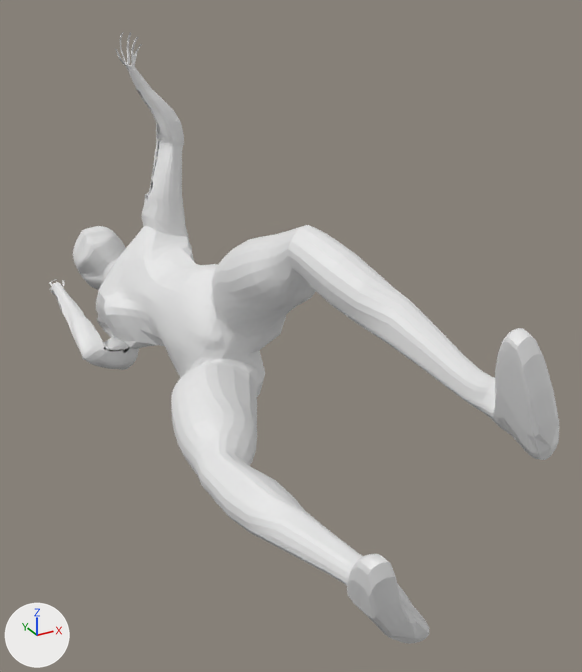
An edit to the FBX model animations/Stance1.fbx, drawn before and after from the same camera.
One viewpoint serves both versions: a camera (50 mm lens) standing at (-0.716, -0.737, 0.703) and looking at (0.066, 0.685, -0.007). Arrows for +X, +Y and +Z are at lower left; the lights stay in place. Both versions are drawn at frame 13 of the action 'Scene'; the numbers are the values there.
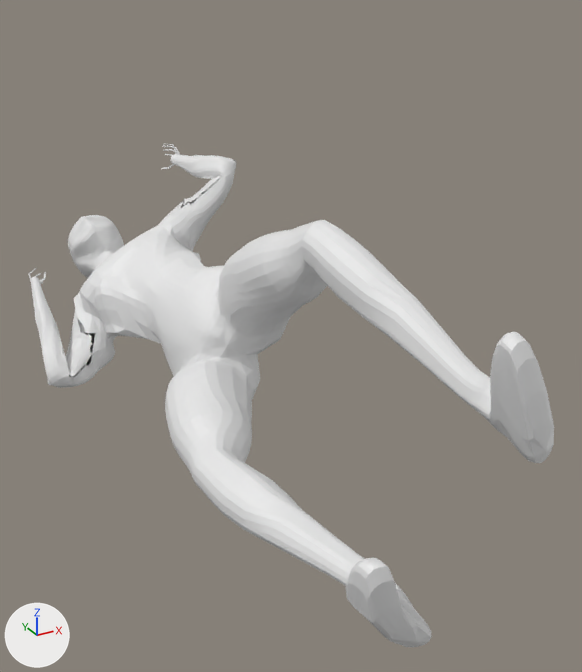
Where the change shows, as pixel boxes [x1, y1, x2, y2] in the pictures (582 x 672 px):
'Sphere', posed (18% shorter)
    before: [49, 32, 559, 644]
    after: [28, 144, 554, 647]
bone 'DEF-spine', root to tip
    before: (260, 366) to (243, 352)
    after: (258, 367) to (241, 353)
bone 'DEF-spine.002', root to tip
    before: (187, 307) to (161, 291)
    after: (187, 307) to (159, 290)
bone 'DEF-spine.003', root to tip
    before: (161, 291) to (128, 276)
    after: (159, 290) to (122, 268)
bone 'DEF-spine.004', root to tip
    before: (128, 276) to (102, 260)
    after: (122, 268) to (99, 246)
bone 'DEF-spine.006', root to tip
    before: (100, 256) to (94, 247)
    after: (97, 242) to (90, 236)
bone 'DEF-upper_arm.L', root to tip
    before: (150, 224) to (160, 187)
    after: (172, 229) to (199, 201)
bone 'DEF-upper_arm.L.001', root to tip
    before: (160, 187) to (167, 145)
    after: (199, 201) to (228, 171)
bone 'DEF-forearm.L', root to tip
    before: (167, 145) to (165, 116)
    after: (228, 171) to (203, 167)
bone 'DEF-forearm.L.001', root to tip
    before: (165, 116) to (133, 76)
    after: (203, 167) to (179, 163)
bone 'DEF-hand.L', root to tip
    before: (133, 76) to (130, 63)
    after: (179, 163) to (177, 157)
bone 'DEF-upper_arm.R', root to tip
    before: (139, 341) to (119, 347)
    after: (103, 332) to (83, 354)
bone 'DEF-upper_arm.R.001', root to tip
    before: (119, 347) to (97, 352)
    after: (83, 354) to (61, 379)
bone 'DEF-forearm.R', root to tip
    before: (97, 352) to (77, 320)
    after: (61, 379) to (49, 332)
bone 'DEF-forearm.R.001', root to tip
    before: (77, 320) to (59, 290)
    after: (49, 332) to (37, 287)
bone 'DEF-hand.R', root to tip
    before: (59, 290) to (55, 291)
    after: (37, 287) to (35, 285)
bone 'DEF-thigh.L', root to tip
    before: (236, 305) to (270, 284)
    after: (239, 307) to (277, 282)
bone 'DEF-shin.L.001', root to tip
    before: (407, 327) to (515, 410)
    after: (412, 324) to (510, 412)
bone 'DEF-foot.L', root to tip
    before: (515, 410) to (522, 382)
    after: (510, 412) to (516, 385)
bone 'DEF-thigh.R', root to tip
    before: (215, 368) to (219, 419)
    after: (210, 369) to (213, 418)
bone 'DEF-shin.R', root to tip
    before: (224, 484) to (296, 534)
    after: (217, 480) to (293, 534)
bone 'DEF-shin.R.001', root to tip
    before: (296, 534) to (384, 597)
    after: (293, 534) to (386, 600)
bone 'DEF-foot.R', root to tip
    before: (384, 597) to (387, 585)
    after: (386, 600) to (386, 589)

What the commit changed:
Bone 'DEF-spine' (bone_def_spine) moves from (0.031, -0.143, 0.006) to (0.026, -0.143, 0.006).
Bone 'DEF-spine' (bone_def_spine) turns from (3, -73, 8) to (2, -64, 8) degrees about its own x, y and z.
Bone 'DEF-spine.002' (bone_def_spine_002) turns from (3, 1, 8) to (7, 7, 7) degrees about its own x, y and z.
Bone 'DEF-spine.003' (bone_def_spine_003) turns from (9, -7, 0) to (13, 10, 1) degrees about its own x, y and z.
Bone 'DEF-spine.004' (bone_def_spine_004) turns from (-9, 25, -19) to (-9, 15, -13) degrees about its own x, y and z.
Bone 'DEF-spine.004' (bone_def_spine_004) is rescaled from (1.1, 0.82, 1.1) to (1.1, 0.83, 1.1).
Bone 'DEF-spine.006' (bone_def_spine_006) turns from (-4, 3, -12) to (-8, -9, -12) degrees about its own x, y and z.
Bone 'DEF-spine.006' (bone_def_spine_006) is rescaled from (0.92, 1.16, 0.96) to (0.92, 1.14, 0.99).
Bone 'DEF-upper_arm.L' (bone_def_upper_arm_l) moves from (-0.032, -0.029, 0.062) to (-0.017, -0.014, 0.036).
Bone 'DEF-upper_arm.L' (bone_def_upper_arm_l) turns from (26, 5, 6) to (38, 11, -27) degrees about its own x, y and z.
Bone 'DEF-upper_arm.L' (bone_def_upper_arm_l) is rescaled from (1.35, 0.74, 1.0) to (1.18, 0.91, 0.95).
Bone 'DEF-upper_arm.L.001' (bone_def_upper_arm_l_001) turns from (-2, 3, 6) to (0, 40, 0) degrees about its own x, y and z.
Bone 'DEF-upper_arm.L.001' (bone_def_upper_arm_l_001) is rescaled from (0.96, 1.09, 0.96) to (1.0, 1.0, 1.0).
Bone 'DEF-forearm.L' (bone_def_forearm_l) turns from (16, 1, 1) to (-20, -23, 153) degrees about its own x, y and z.
Bone 'DEF-forearm.L' (bone_def_forearm_l) is rescaled from (1.15, 0.75, 1.17) to (0.99, 1.01, 1.0).
Bone 'DEF-forearm.L.001' (bone_def_forearm_l_001) turns from (16, 8, 18) to (0, -38, 0) degrees about its own x, y and z.
Bone 'DEF-forearm.L.001' (bone_def_forearm_l_001) is rescaled from (0.89, 1.39, 0.87) to (1.0, 1.0, 1.0).
Bone 'DEF-hand.L' (bone_def_hand_l) turns from (-35, -16, -8) to (-24, -17, 24) degrees about its own x, y and z.
Bone 'DEF-hand.L' (bone_def_hand_l) is rescaled from (0.99, 1.02, 1.0) to (1.0, 1.01, 0.99).
Bone 'DEF-upper_arm.R' (bone_def_upper_arm_r) moves from (-0.055, -0.05, -0.087) to (-0.045, -0.034, -0.061).
Bone 'DEF-upper_arm.R' (bone_def_upper_arm_r) turns from (114, -23, -70) to (29, -37, 21) degrees about its own x, y and z.
Bone 'DEF-upper_arm.R' (bone_def_upper_arm_r) is rescaled from (0.94, 1.0, 1.11) to (1.21, 0.85, 1.0).
Bone 'DEF-upper_arm.R.001' (bone_def_upper_arm_r_001) turns from (0, -10, 0) to (0, -55, 0) degrees about its own x, y and z.
Bone 'DEF-forearm.R' (bone_def_forearm_r) turns from (-58, -36, -102) to (-28, -33, -140) degrees about its own x, y and z.
Bone 'DEF-forearm.R' (bone_def_forearm_r) is rescaled from (0.86, 1.3, 0.9) to (0.89, 1.4, 0.82).
Bone 'DEF-forearm.R.001' (bone_def_forearm_r_001) turns from (0, 77, 0) to (0, 66, 0) degrees about its own x, y and z.
Bone 'DEF-hand.R' (bone_def_hand_r) turns from (25, 59, -19) to (8, 52, -42) degrees about its own x, y and z.
Bone 'DEF-hand.R' (bone_def_hand_r) is rescaled from (1.13, 1.0, 0.95) to (1.09, 1.04, 0.96).
Bone 'DEF-thigh.L' (bone_def_thigh_l) turns from (-21, -10, -28) to (-23, -10, -27) degrees about its own x, y and z.
Bone 'DEF-shin.L.001' (bone_def_shin_l_001) turns from (0, -24, 0) to (0, -20, 0) degrees about its own x, y and z.
Bone 'DEF-foot.L' (bone_def_foot_l) turns from (-7, -19, -19) to (-7, -14, -16) degrees about its own x, y and z.
Bone 'DEF-thigh.R' (bone_def_thigh_r) turns from (-19, -2, -5) to (-18, -1, -2) degrees about its own x, y and z.
Bone 'DEF-shin.R' (bone_def_shin_r) turns from (17, 0, 1) to (18, 0, 1) degrees about its own x, y and z.
Bone 'DEF-shin.R' (bone_def_shin_r) is rescaled from (0.86, 1.28, 0.94) to (0.86, 1.28, 0.95).
Bone 'DEF-shin.R.001' (bone_def_shin_r_001) turns from (0, -33, 0) to (0, -30, 0) degrees about its own x, y and z.
Bone 'DEF-foot.R' (bone_def_foot_r) turns from (0, -19, -7) to (-3, -17, -1) degrees about its own x, y and z.
